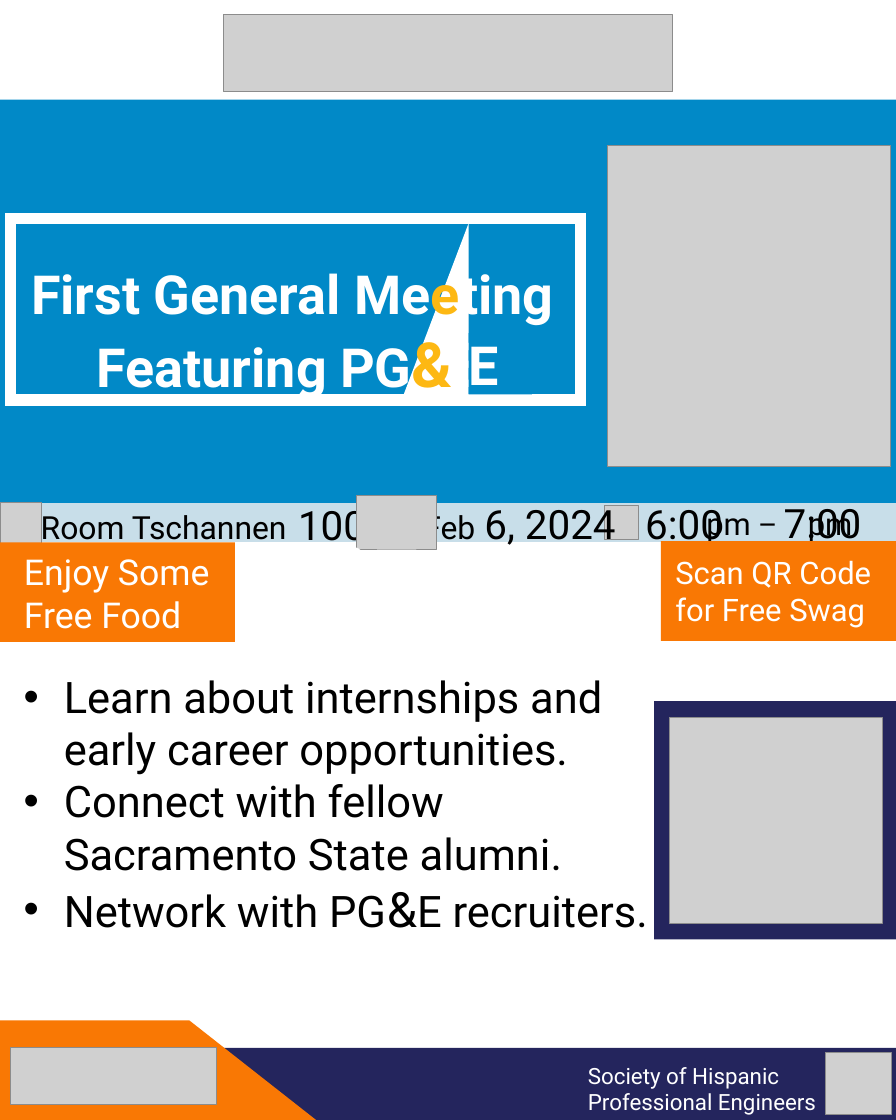
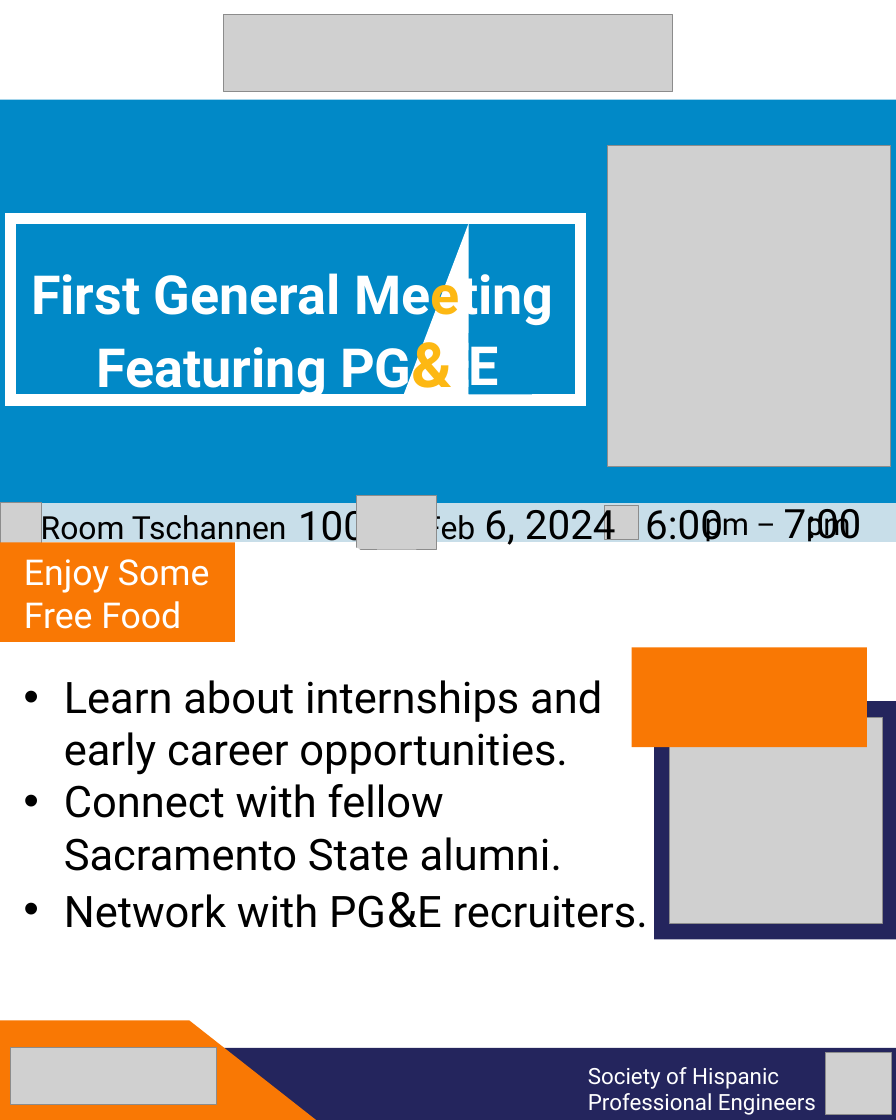
Before and after one commit to Rubeno24/SHPE, a slide deck: slide 1 of Shpe Flyers/Meetings Flyers .pptx. Drawn at 896x1120 pixels with LibreOffice and Linux fonts; fonts in the diff are those of the drawing; grey boxes stand for pictures. Boxes give left, top, right and bottom in pixels: in the first picture for what was removed or moved away, otherwise in the second. Text is boxed around its words. In the diff, an @@ line names an element or a change of style, - is before the commit and + after.

```diff
--- a/Shpe Flyers/Meetings Flyers .pptx
+++ b/Shpe Flyers/Meetings Flyers .pptx
@@ text removed at (675, 560, 871, 628) @@
-Scan QR Code for Free Swag
@@ rectangle: place and size @@
-rectangle at (661, 541, 896, 640)
+rectangle at (632, 648, 867, 747)
```
Also in this commit, not shown: 1 other slide changed, 1 slide added.
